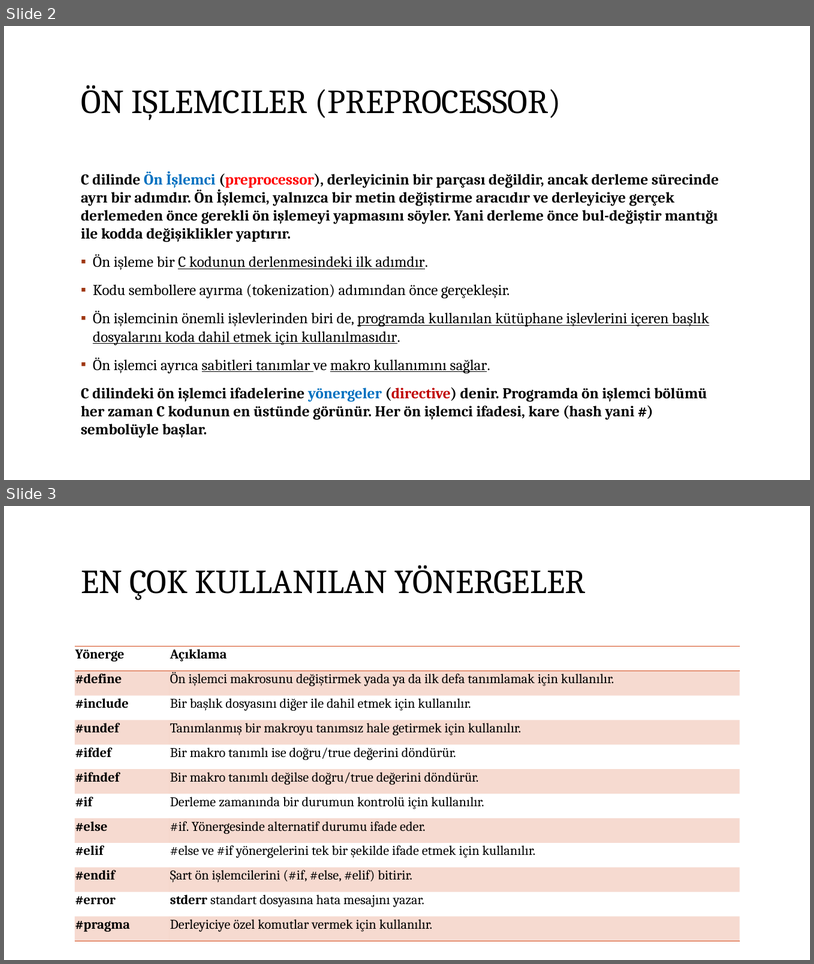
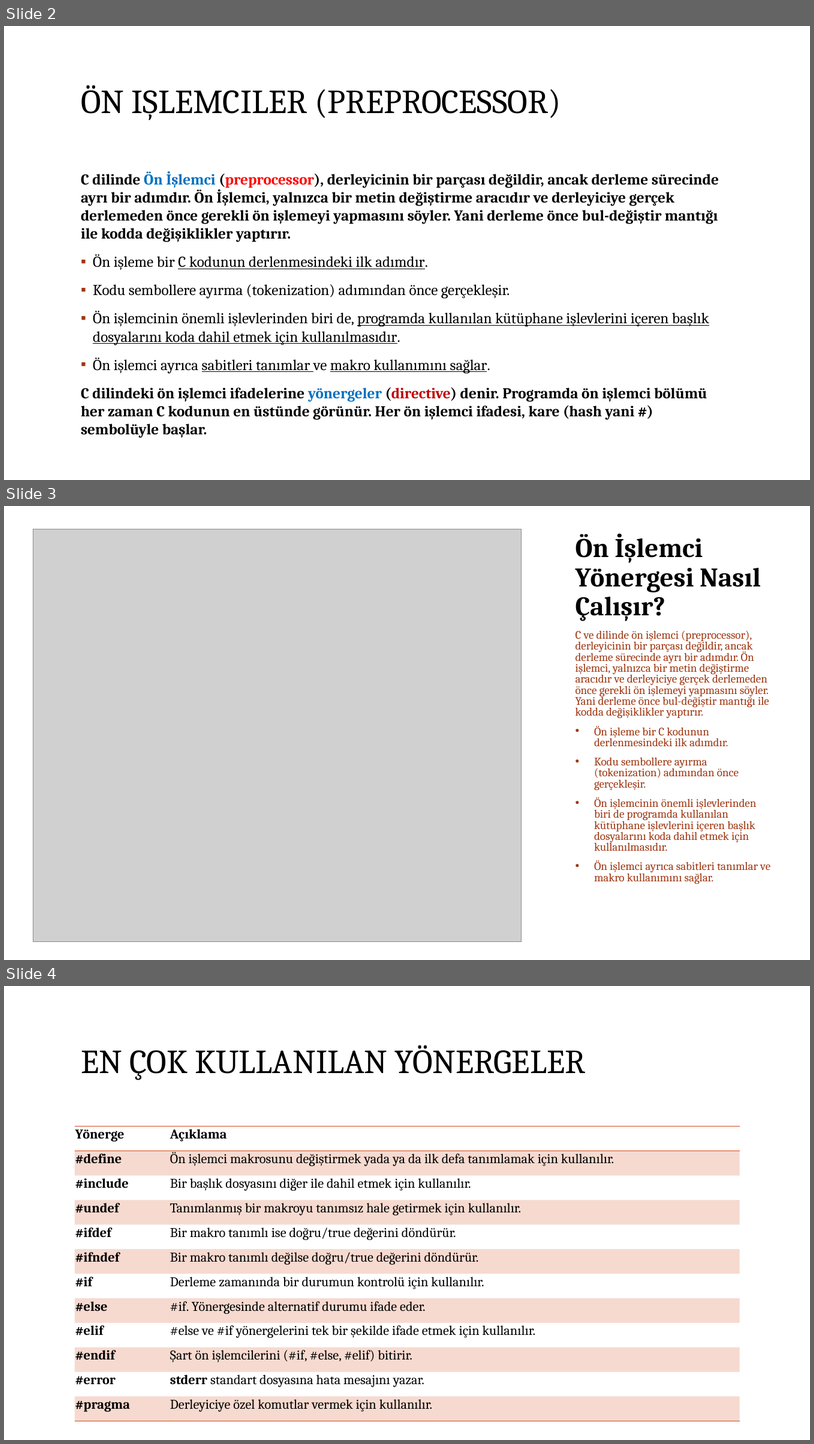
Before and after one commit to HoydaBre/clanguage, a slide deck: Sunular/24.Önişlemci Yönergeleri.pptx. Shown one above the other, each under a label of ours: slides 2 and 3 before the commit, slides 2, 3 and 4 after it. The pictures are 814x964 and 814x1444 pixels, drawn with LibreOffice and Linux fonts; fonts in the diff are those of the drawing; grey boxes stand for pictures; background and template pictures are left out. Boxes give left, top, right and bottom in pixels: in the first picture for what was removed or moved away, otherwise in the second. Text is boxed around its words. In the diff, an @@ line names an element or a change of style, - is before the commit and + after.

```diff
--- a/Sunular/24.Önişlemci Yönergeleri.pptx
+++ b/Sunular/24.Önişlemci Yönergeleri.pptx
@@ slide 3 added at (4, 506, 810, 960), background #FFFFFF; not listed: 1 template element that a slide beside it also shows @@
@@ picture added at (33, 529, 522, 942) @@
@@ title added at (576, 534, 761, 621), 32 pt, text #000000, bold @@
+Ön İşlemci Yönergesi Nasıl Çalışır?
@@ text added at (576, 630, 771, 883), 13.6 pt, text #9E3611 @@
+C ve dilinde ön işlemci (preprocessor), derleyicinin bir parçası değildir, ancak derleme sürecinde ayrı bir adımdır. Ön işlemci, yalnızca bir metin değiştirme aracıdır ve derleyiciye gerçek derlemeden önce gerekli ön işlemeyi yapmasını söyler. Yani derleme önce bul-değiştir mantığı ile kodda değişiklikler yaptırır.
+• Ön işleme bir C kodunun derlenmesindeki ilk adımdır.
+• Kodu sembollere ayırma (tokenization) adımından önce gerçekleşir.
+• Ön işlemcinin önemli işlevlerinden biri de programda kullanılan kütüphane işlevlerini içeren başlık dosyalarını koda dahil etmek için kullanılmasıdır.
+• Ön işlemci ayrıca sabitleri tanımlar ve makro kullanımını sağlar.
@@ what was slide 3 is now slide 4 @@
```
Also in this commit, not shown: 2 slides changed.
